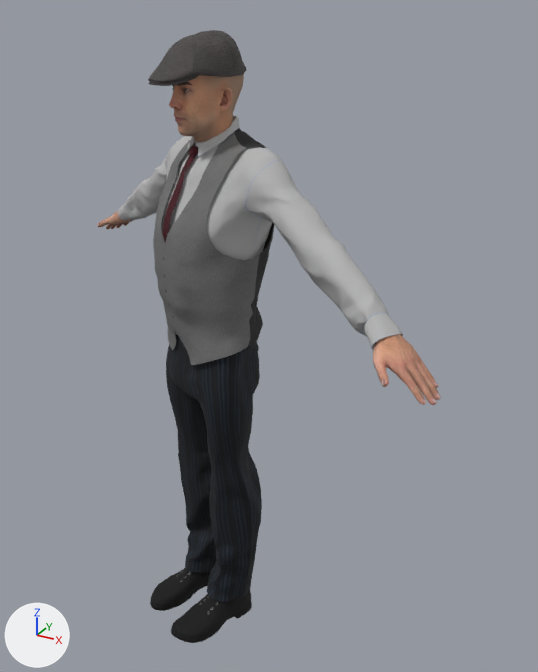
The glTF model characters/free/male_wong.glb, before and after one commit.
Before and after are seen from a 50 mm camera at (1.071, -1.688, 1.829) aimed at (0.098, 0.081, 0.945). The lights are fixed; the arrows at lower left show +X, +Y and +Z. The first picture is the older version. Vertices at exactly the same position are counted once.

Objects in the first picture: 'male_wong'.
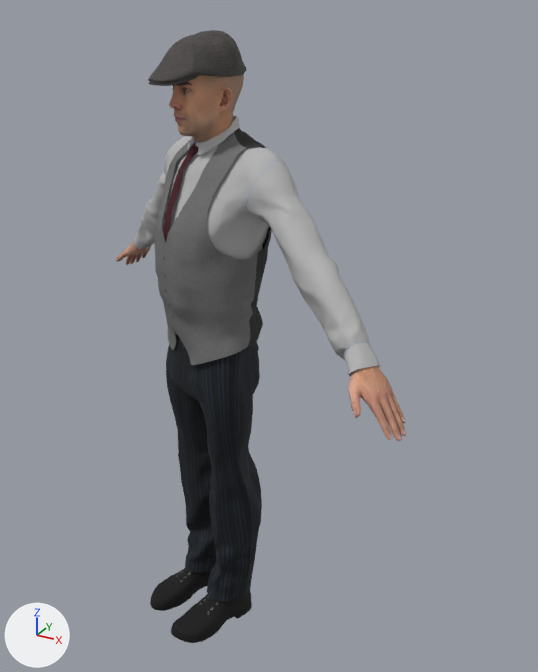
The change in detail:
me_mesh_0 is used by ob_male_wong; location (0.0, 0.0, 0.0).
me_mesh_0 had 17964 vertices, 32306 faces and spanned x -0.73..0.73, y -0.4..0.4, z 0.0..1.78.
me_mesh_0 now has 17964 vertices, 32295 faces and spans x -0.65..0.66, y -0.4..0.4, z 0.0..1.78.
me_mesh_0 part 1: the loose piece of 1028 vertices spanning x 0.46..0.73, y -0.4..-0.19, z 1.09..1.28 is turned 11.2 degrees about the y axis through its middle, then moved by (-0.05, 0.0, -0.08).
me_mesh_0 part 2: the loose piece of 1029 vertices spanning x -0.73..-0.45, y 0.23..0.4, z 1.09..1.28 is turned -13.2 degrees about the y axis through its middle, then moved by (0.06, 0.0, -0.09).
me_mesh_0 part 3: 1496 of 17964 vertices moved; they spanned x -0.61..0.61, y -0.32..0.34, z 1.14..1.49 and now span x -0.55..0.57, y -0.32..0.34, z 1.05..1.49; mean shift (0.0, 0.0, -0.04); largest move (-0.6, 0.27, 1.18) -> (-0.54, 0.27, 1.08).

Changed parts and their boxes (x1, y1, x2, y2) in the pictures (538 x 672 px; the box of a moved part takes in the faces that stretch with it):
'male_wong', reshaped (15% narrower)
    before: (97, 30, 441, 643)
    after: (116, 30, 407, 643)
part 1 of me_mesh_0, moved or reshaped
    before: (373, 334, 441, 405)
    after: (348, 366, 407, 441)
part 2 of me_mesh_0, moved or reshaped
    before: (97, 211, 132, 229)
    after: (116, 242, 151, 265)
part 3 of me_mesh_0, moved or reshaped
    before: (118, 139, 403, 350)
    after: (133, 139, 380, 377)
